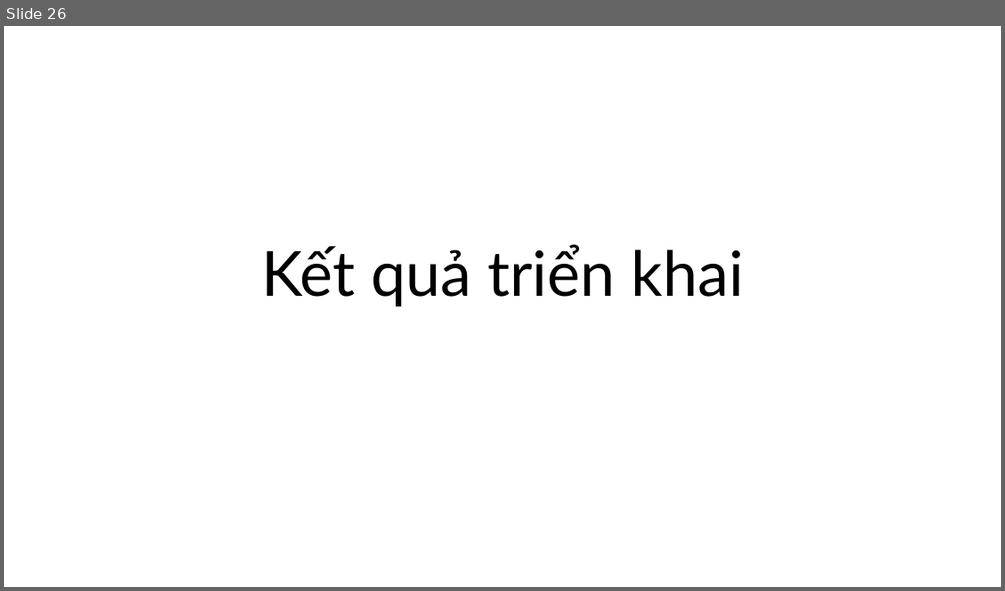
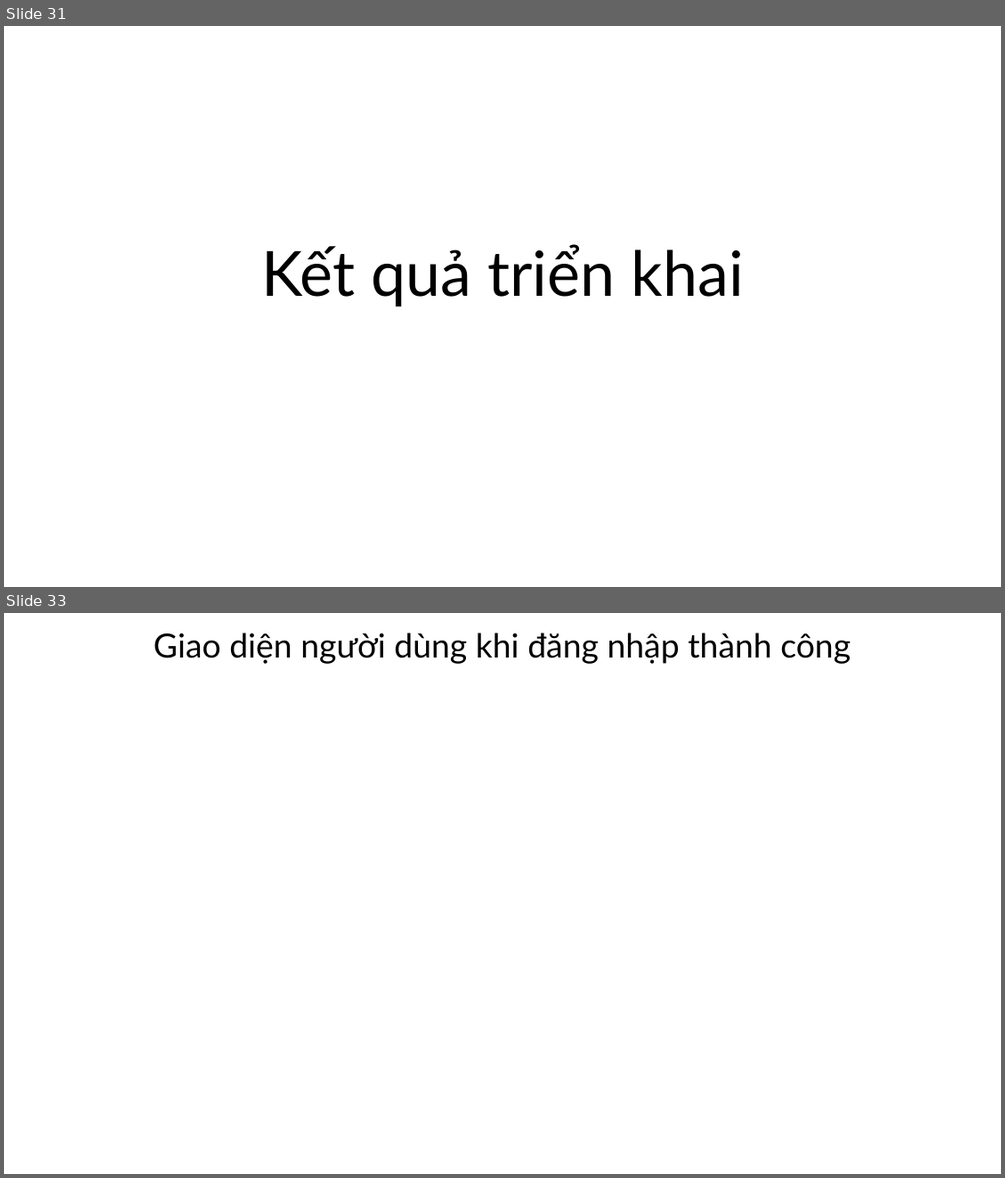
Before and after one commit to ngovanuc/Vietnamese_History_Chatbot, a slide deck: documents/slide bao cao.pptx. Shown one above the other, each under a label of ours: slide 26 before the commit, slides 31 and 33 after it; the slides between them are not shown. The pictures are 1005x591 and 1005x1178 pixels, drawn with LibreOffice and Linux fonts; fonts in the diff are those of the drawing. Boxes give left, top, right and bottom in pixels: in the first picture for what was removed or moved away, otherwise in the second. Text is boxed around its words. In the diff, an @@ line names an element or a change of style, - is before the commit and + after.

```diff
--- a/documents/slide bao cao.pptx
+++ b/documents/slide bao cao.pptx
@@ slide 33 added at bbox=[4, 613, 1001, 1174], background #FFFFFF @@
@@ title added at bbox=[154, 633, 850, 664], 32 pt, text #000000 @@
+Giao diện người dùng khi đăng nhập thành công
@@ what was slide 26 is now slide 31 @@
```
Also in this commit, not shown: 12 slides changed, 19 other slides added.
